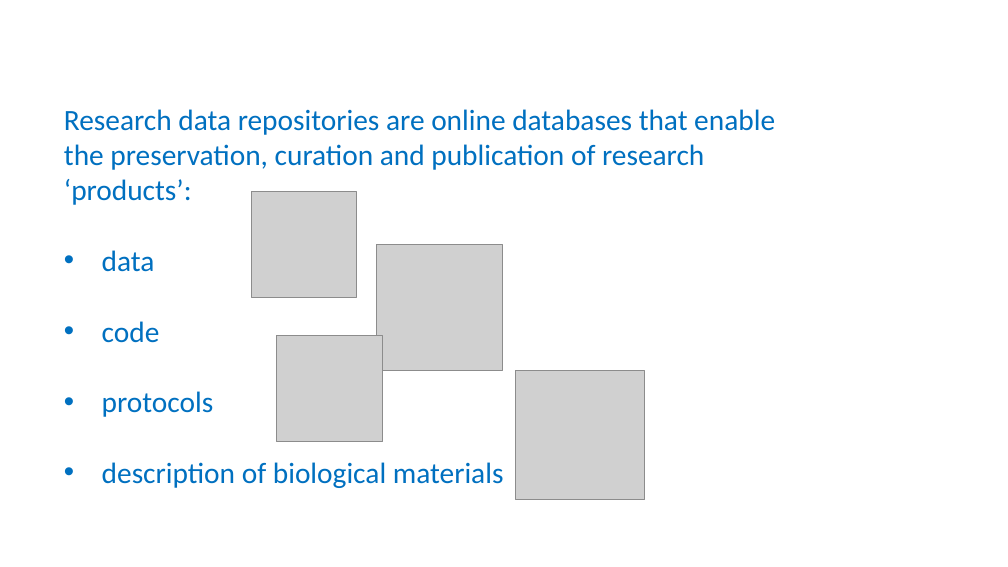
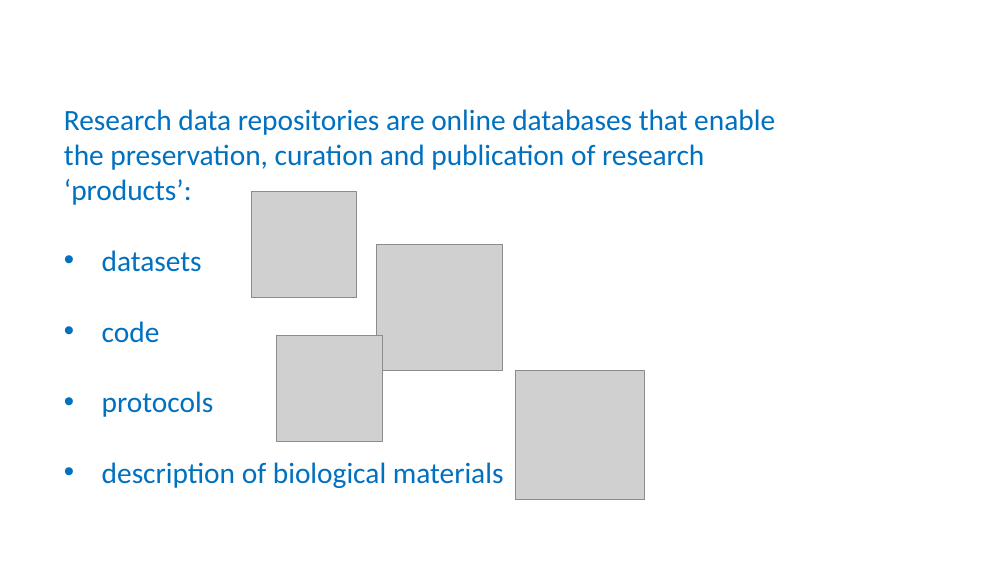
Before and after one commit to tobyhodges/probable-enigma, a slide deck: slide 3 of instructors/04-Public_repositories.pptx. Drawn at 1008x567 pixels with LibreOffice and Linux fonts; fonts in the diff are those of the drawing; grey boxes stand for pictures; background and template pictures are left out. Boxes give left, top, right and bottom in pixels: in the first picture for what was removed or moved away, otherwise in the second. Text is boxed around its words. In the diff, an @@ line names an element or a change of style, - is before the commit and + after.

```diff
--- a/instructors/04-Public_repositories.pptx
+++ b/instructors/04-Public_repositories.pptx
@@ text at [102, 250, 202, 272]: text changed @@
-• data
+• datasets
```
Also in this commit, not shown: 5 other slides changed.
